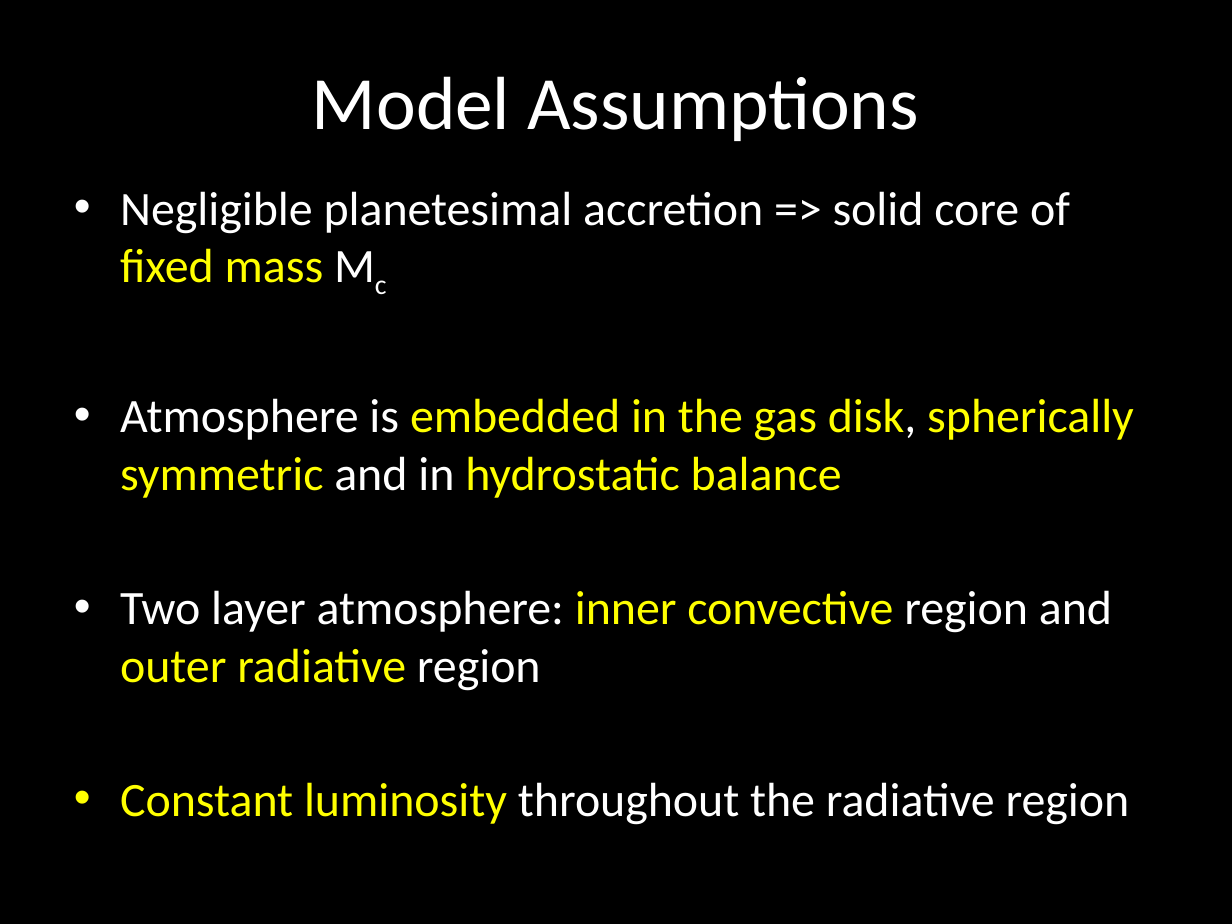
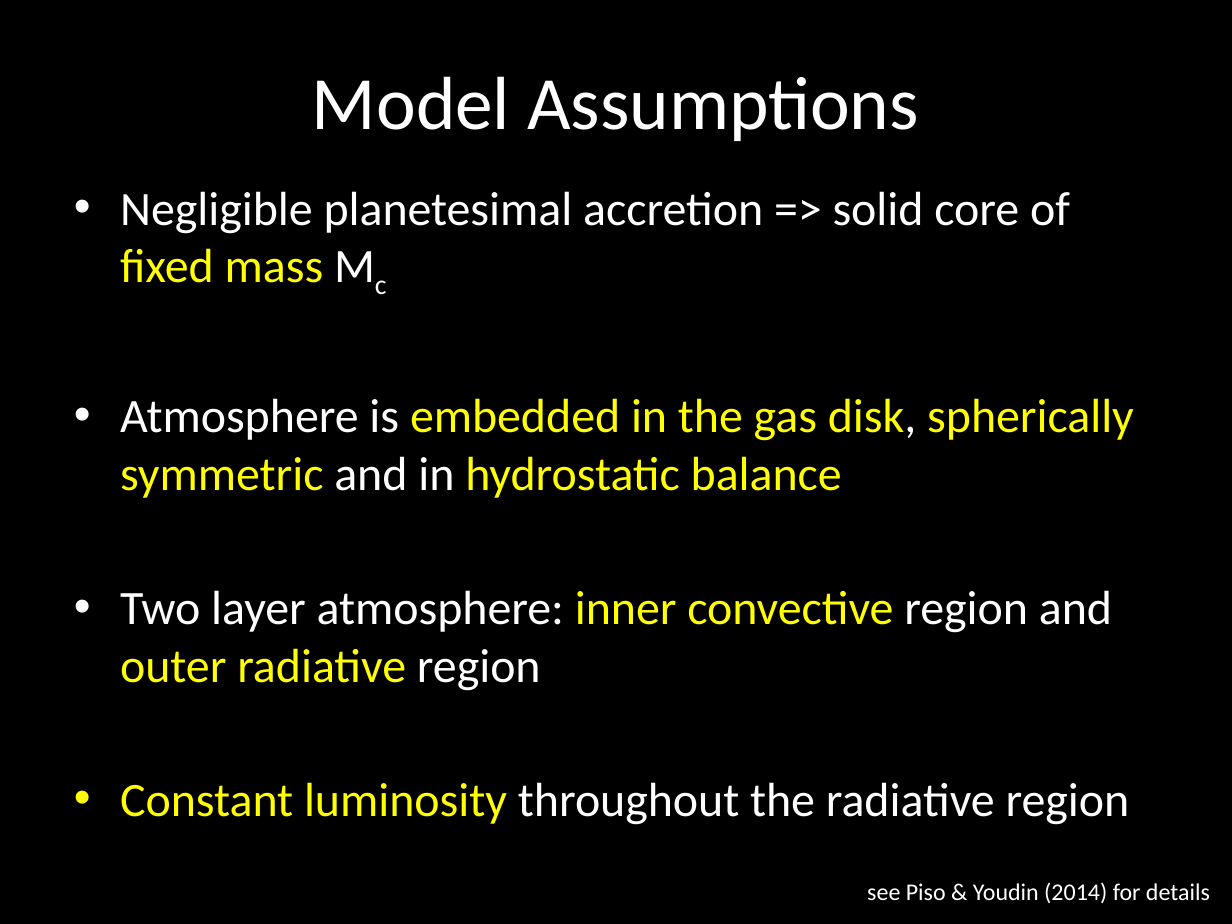
Before and after one commit to apiso/Thesis, a slide deck: slide 11 of slides/SPF1_talk_v2.pptx. Drawn at 1232x924 pixels with LibreOffice and Linux fonts; fonts in the diff are those of the drawing. Boxes give left, top, right and bottom in pixels: in the first picture for what was removed or moved away, otherwise in the second. Text is boxed around its words. In the diff, an @@ line names an element or a change of style, - is before the commit and + after.

```diff
--- a/slides/SPF1_talk_v2.pptx
+++ b/slides/SPF1_talk_v2.pptx
@@ text added at bbox=[867, 882, 1210, 903], 14 pt, text #FFFFFF @@
+see Piso & Youdin (2014) for details
```
Also in this commit, not shown: 6 other slides changed, 7 other files.
